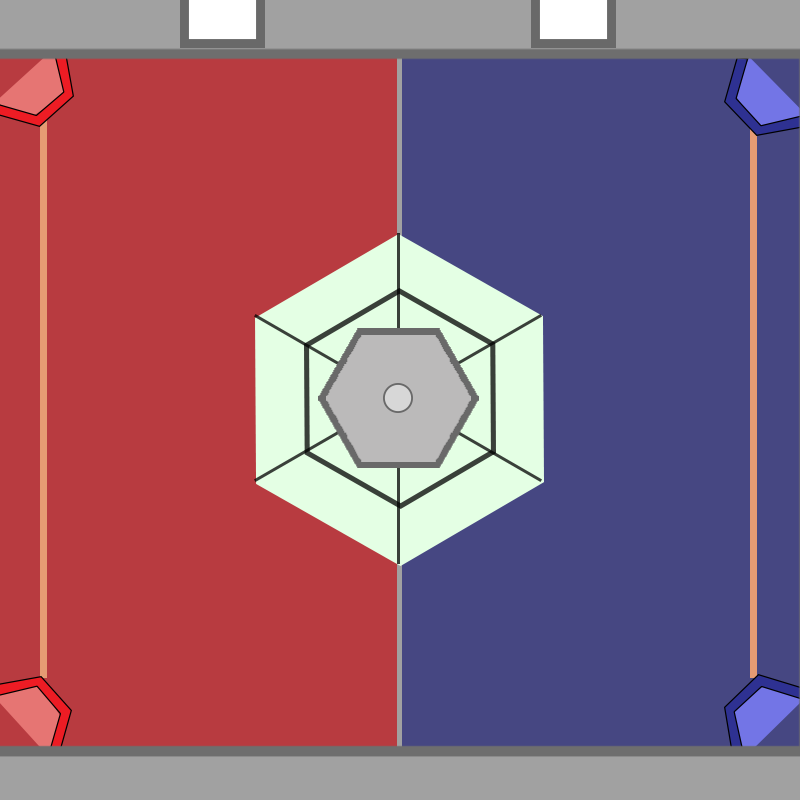
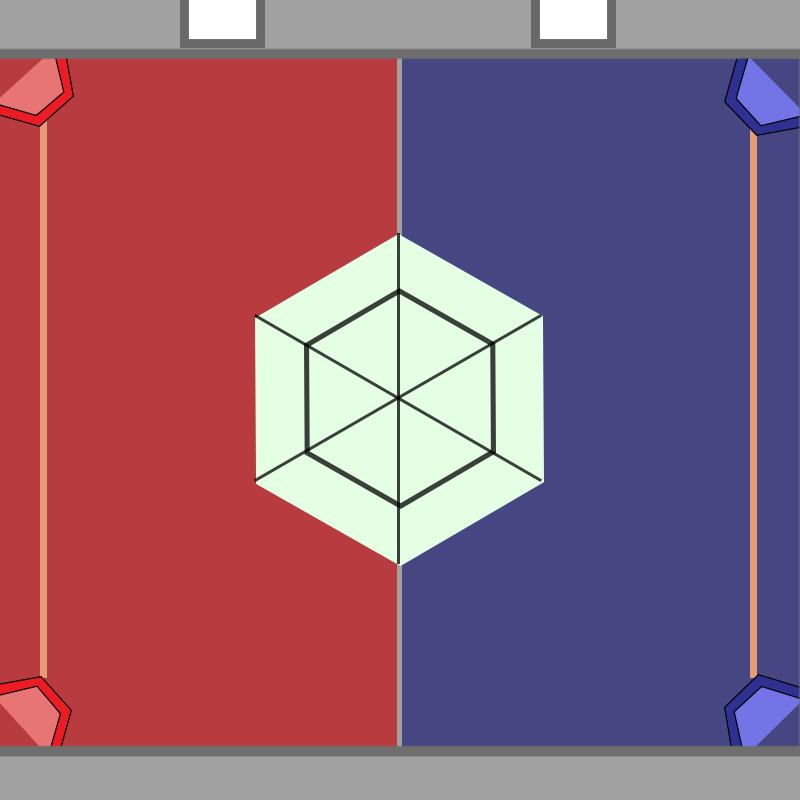
Comparing the layer stacks of the two 800 x 800 images. Changes:
hid group "Group 3" (3 layers) over 318, 328, 479, 468
